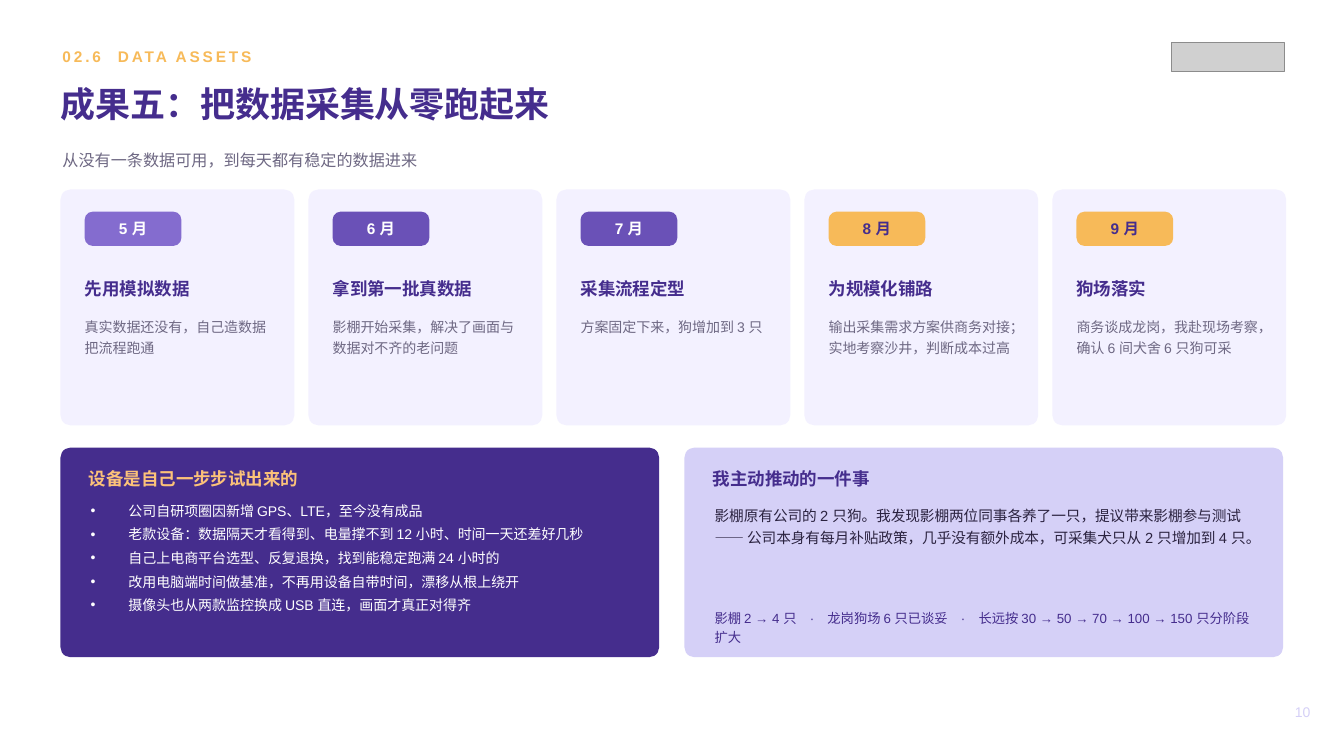
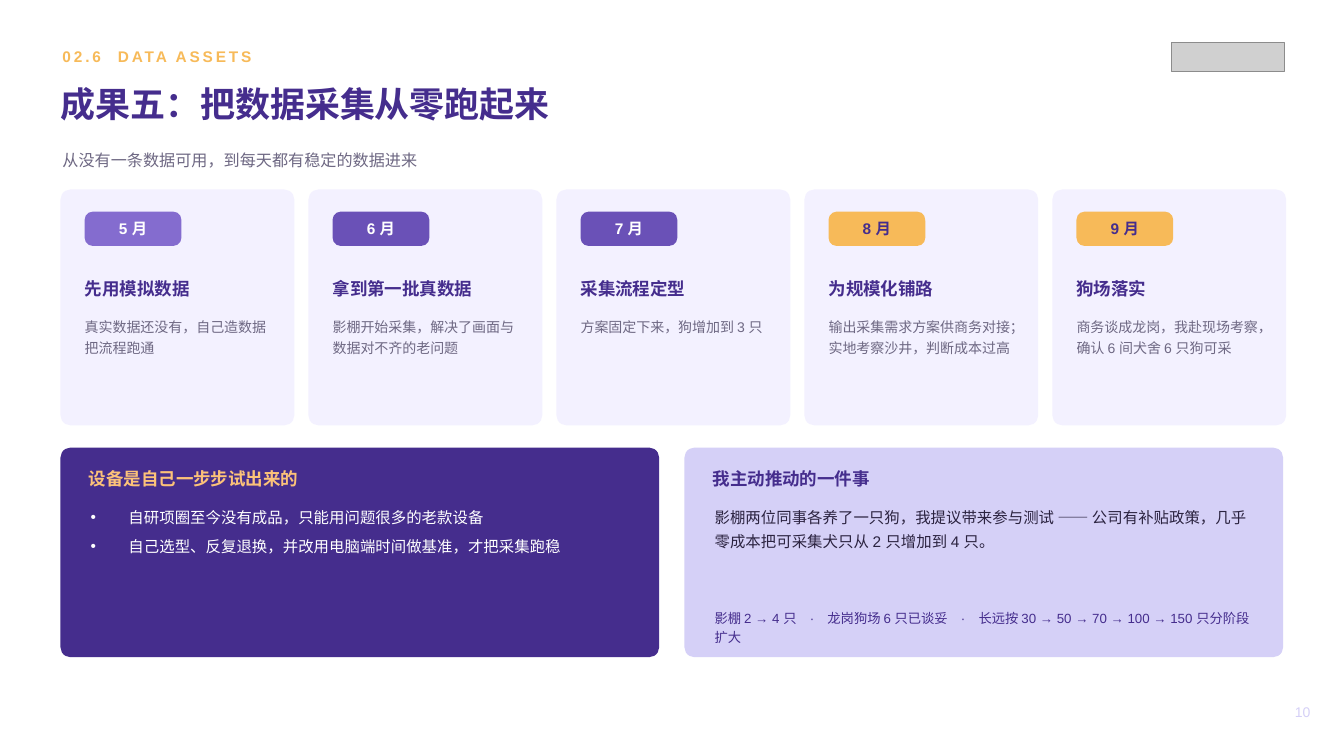
Before and after one commit to zhuyetuo/workplace_soft_skills, a slide deck: slide 10 of 转正述职/转正述职报告-Toky.pptx. Drawn at 1344x756 pixels with LibreOffice and Linux fonts; fonts in the diff are those of the drawing; grey boxes stand for pictures. Boxes give left, top, right and bottom in pixels: in the first picture for what was removed or moved away, otherwise in the second. Text is boxed around its words. In the diff, an @@ line names an element or a change of style, - is before the commit and + after.

```diff
--- a/转正述职/转正述职报告-Toky.pptx
+++ b/转正述职/转正述职报告-Toky.pptx
@@ text at [128,510,560,554]: text changed; size 10 to 11 pt @@
-• 公司自研项圈因新增 GPS、LTE，至今没有成品
-• 老款设备：数据隔天才看得到、电量撑不到 12 小时、时间一天还差好几秒
-• 自己上电商平台选型、反复退换，找到能稳定跑满 24 小时的
-• 改用电脑端时间做基准，不再用设备自带时间，漂移从根上绕开
-• 摄像头也从两款监控换成 USB 直连，画面才真正对得齐
+• 自研项圈至今没有成品，只能用问题很多的老款设备
+• 自己选型、反复退换，并改用电脑端时间做基准，才把采集跑稳
@@ text at [715,510,1246,548]: text changed; size 10.5 to 11 pt @@
-影棚原有公司的 2 只狗。我发现影棚两位同事各养了一只，提议带来影棚参与测试 —— 公司本身有每月补贴政策，几乎没有额外成本，可采集犬只从 2 只增加到 4 只。
+影棚两位同事各养了一只狗，我提议带来参与测试 —— 公司有补贴政策，几乎零成本把可采集犬只从 2 只增加到 4 只。
```
Also in this commit, not shown: 2 other files.
